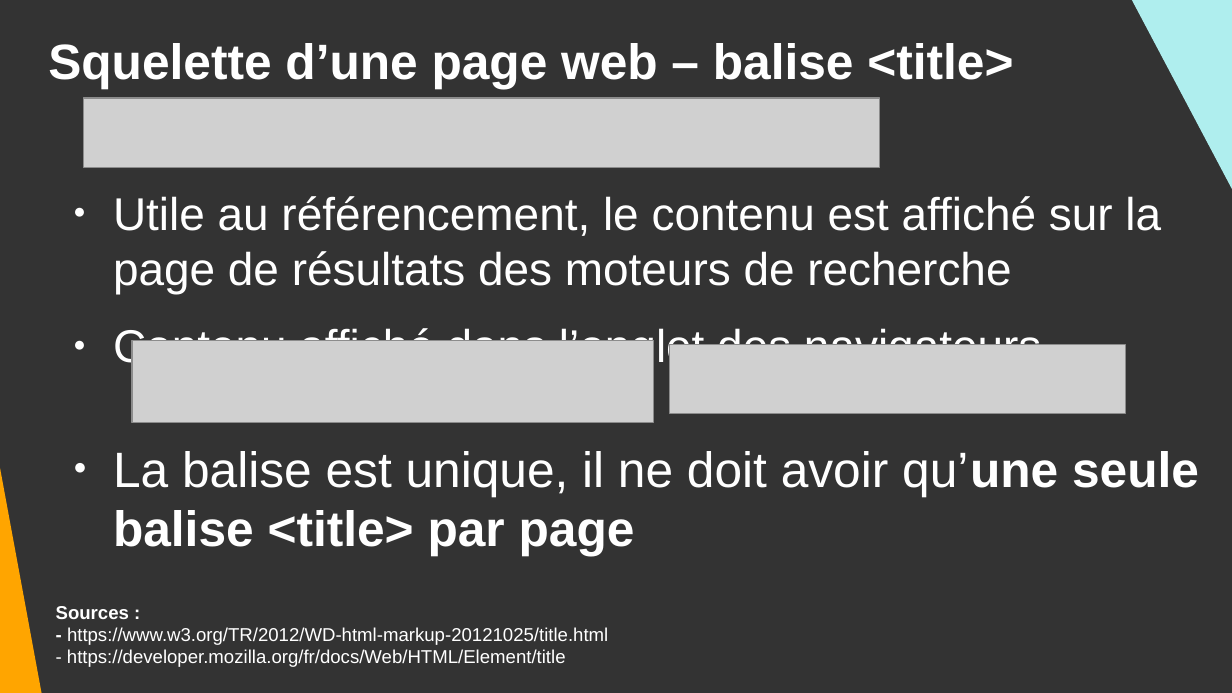
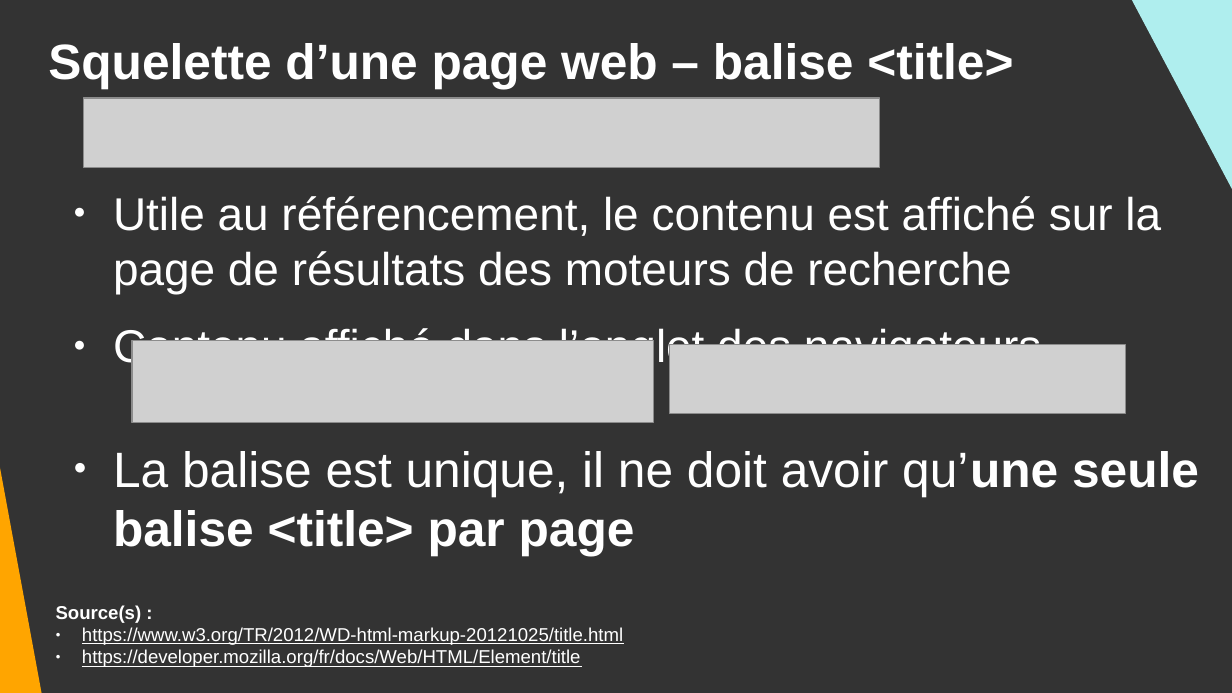
Before and after one commit to DanYellow/cours, a slide deck: slide 8 of integration-web-s1/travaux-pratiques/numero-1/presentation.odp. Drawn at 1232x693 pixels with LibreOffice and Linux fonts; fonts in the diff are those of the drawing; grey boxes stand for pictures. Boxes give left, top, right and bottom in pixels: in the first picture for what was removed or moved away, otherwise in the second. Text is boxed around its words. In the diff, an @@ line names an element or a change of style, - is before the commit and + after.

```diff
--- a/integration-web-s1/travaux-pratiques/numero-1/presentation.odp
+++ b/integration-web-s1/travaux-pratiques/numero-1/presentation.odp
@@ text at (56, 605, 623, 667): text changed @@
-Sources :
-- https://www.w3.org/TR/2012/WD-html-markup-20121025/title.html
-- https://developer.mozilla.org/fr/docs/Web/HTML/Element/title
+Source(s) :
+● https://www.w3.org/TR/2012/WD-html-markup-20121025/title.html
+● https://developer.mozilla.org/fr/docs/Web/HTML/Element/title
```
Also in this commit, not shown: 1 slide added, 11 other files.
